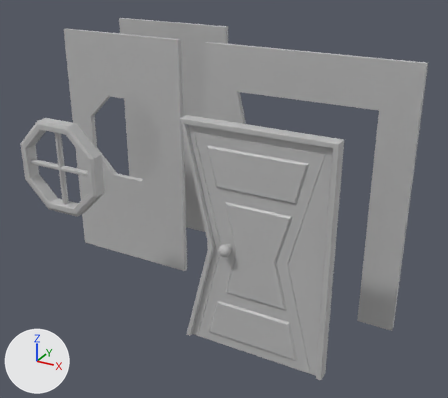
Renders of the FBX model Assets/04_Models/Chambre_Fille/Porte_Fenetre_Murs.fbx from each side of a commit.
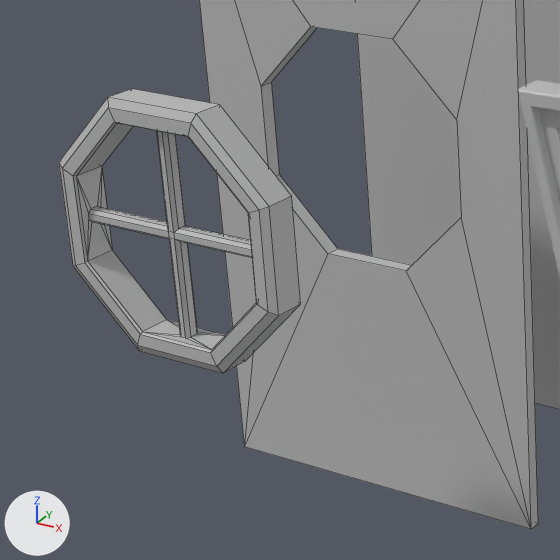
Old and new are each drawn whole from a 50 mm lens placed at (2.37, 0.03, 3.48), pointed at (-0.33, 4.95, 1.02) and again close up on the part from 0% to 43% of the width and 22% to 71% of the height. Arrows for +X, +Y and +Z are at lower left; the lights stay in place. The close-ups show mesh edges as thin lines. Where no turn or scale is listed for an object, it has been applied to the vertices.

The older version as bpy lines, for what is in view:
```python
me_mesh = bpy.data.meshes.new('Mesh')
me_mesh.from_pydata(...)  # 96 vertices, 110 faces; spans x -0.443..0.443, y -0.062..0.062, z 0.966..1.853
me_mesh.materials.append(mat_lambert1)  # grey #bcbcbc
me_mesh_002 = bpy.data.meshes.new('Mesh.002')
me_mesh_002.from_pydata(...)  # 238 vertices, 268 faces; spans x -0.66..0.66, y -0.06..0.06, z 0.0..2.08
me_mesh_002.materials.append(mat_lambert1)  # grey #bcbcbc
me_mesh_005 = bpy.data.meshes.new('Mesh.005')
me_mesh_005.from_pydata([(0.71, 0.02, 0.0), (0.71, 0.03, 2.5), (0.71, -0.03, 0.0), (0.71, -0.03, 2.5), (-0.71, 0.03, 2.5), (-0.71, -0.02, 2.5), (-0.71, 0.03, 0.0), (-0.71, -0.02, 0.0)], [], [(1, 3, 2, 0), (5, 3, 1, 4), (5, 4, 6, 7), (2, 7, 6, 0), (2, 3, 5, 7)])
me_mesh_005.materials.append(mat_lambert1)  # grey #bcbcbc
ob_encadrement_porte_chambre = bpy.data.objects.new('Encadrement_Porte_Chambre', me_mesh_002)
ob_encadrement_porte_chambre.location = (0.415, 4.119, 0.0)
ob_fenetre = bpy.data.objects.new('Fenetre', me_mesh)
ob_fenetre.location = (-1.585, 4.065, 0.0)
ob_mur_coin = bpy.data.objects.new('Mur_Coin', me_mesh_005)
ob_mur_coin.location = (-1.585, 6.0, 0.0)
# also in view: 'Mur_Fenetre_Chambre' at (-1.58, 5.07, 1.25)
```
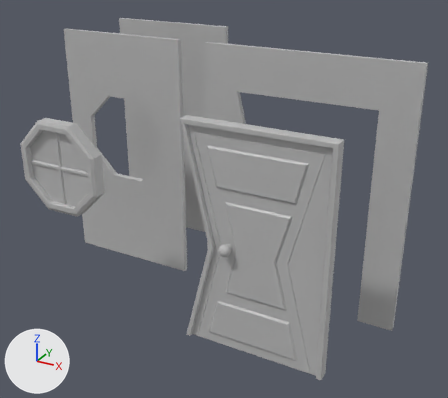
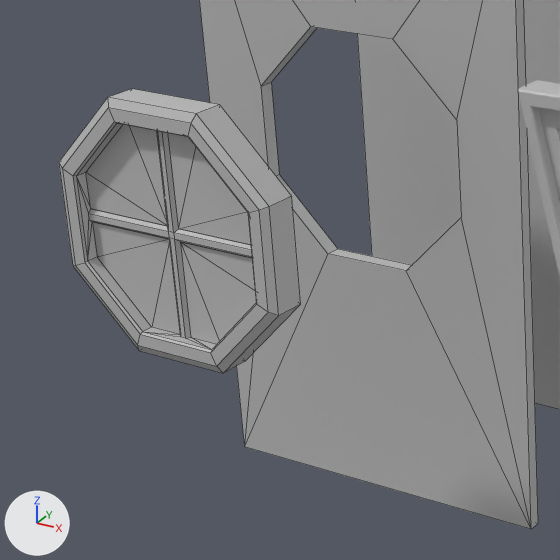
What changed in the scene script:
```text
Add me_mesh_1:
    me_mesh_1.from_pydata([(0.0, -0.015, 0.0), (0.341, -0.015, 0.0), (0.0, -0.015, 0.341), (0.128, -0.015, 0.341), (0.0, 0.015, 0.341), (0.128, 0.015, 0.341), (0.0, 0.015, 0.0), (0.341, 0.015, 0.0), (0.341, -0.015, 0.128), (0.341, 0.015, 0.128)], [], [(0, 8, 3), (2, 3, 5, 4), (4, 5, 6), (6, 7, 1, 0), (8, 9, 5, 3), (6, 0, 2, 4), (8, 0, 1), (9, 8, 1, 7), (6, 9, 7), (0, 3, 2), (6, 5, 9)])
    me_mesh_1.materials.append(mat_lambert1)  # grey #bcbcbc
Add me_mesh_001_1:
    me_mesh_001_1.from_pydata([(0.0, 0.0, 0.0), (-0.341, 0.0, 0.0), (0.0, 0.0, 0.341), (-0.128, 0.0, 0.341), (0.0, -0.029, 0.341), (-0.128, -0.029, 0.341), (0.0, -0.029, 0.0), (-0.341, -0.029, 0.0), (-0.341, 0.0, 0.128), (-0.341, -0.029, 0.128)], [], [(0, 8, 3), (2, 3, 5, 4), (4, 5, 6), (6, 7, 1, 0), (8, 9, 5, 3), (6, 0, 2, 4), (8, 0, 1), (9, 8, 1, 7), (6, 9, 7), (0, 3, 2), (6, 5, 9)])
    me_mesh_001_1.materials.append(mat_lambert1)  # grey #bcbcbc
Add me_mesh_003_1:
    me_mesh_003_1.from_pydata([(0.0, 0.0, 0.0), (-0.341, 0.0, 0.0), (0.0, 0.0, -0.341), (-0.128, 0.0, -0.341), (0.0, 0.029, -0.341), (-0.128, 0.029, -0.341), (0.0, 0.029, 0.0), (-0.341, 0.029, 0.0), (-0.341, 0.0, -0.128), (-0.341, 0.029, -0.128)], [], [(0, 8, 3), (2, 3, 5, 4), (4, 5, 6), (6, 7, 1, 0), (8, 9, 5, 3), (6, 0, 2, 4), (8, 0, 1), (9, 8, 1, 7), (6, 9, 7), (0, 3, 2), (6, 5, 9)])
    me_mesh_003_1.materials.append(mat_lambert1)  # grey #bcbcbc
Add me_mesh_002_1:
    me_mesh_002_1.from_pydata([(0.0, 0.0, 0.0), (0.0, 0.0, -0.341), (0.341, 0.0, 0.0), (0.341, 0.0, -0.128), (0.341, 0.029, 0.0), (0.341, 0.029, -0.128), (0.0, 0.029, 0.0), (0.0, 0.029, -0.341), (0.128, 0.0, -0.341), (0.128, 0.029, -0.341)], [], [(0, 8, 3), (2, 3, 5, 4), (4, 5, 6), (6, 7, 1, 0), (8, 9, 5, 3), (6, 0, 2, 4), (8, 0, 1), (9, 8, 1, 7), (6, 9, 7), (0, 3, 2), (6, 5, 9)])
    me_mesh_002_1.materials.append(mat_lambert1)  # grey #bcbcbc
Add ob_vitre_1:
    ob_vitre_1 = bpy.data.objects.new('Vitre_1', me_mesh_1)
    ob_vitre_1.location = (-1.562, 4.069, 1.432)
Add ob_vitre_2:
    ob_vitre_2 = bpy.data.objects.new('Vitre_2', me_mesh_001_1)
    ob_vitre_2.location = (-1.607, 4.084, 1.432)
Add ob_vitre_4:
    ob_vitre_4 = bpy.data.objects.new('Vitre_4', me_mesh_003_1)
    ob_vitre_4.location = (-1.607, 4.054, 1.387)
Add ob_vitre_3:
    ob_vitre_3 = bpy.data.objects.new('Vitre_3', me_mesh_002_1)
    ob_vitre_3.location = (-1.562, 4.054, 1.387)
```

Where the change shows, as pixel boxes (x1, y1, x2, y2) in the close-ups (560 x 560 px):
'Vitre_2', added
    after: (86, 125, 168, 226)
'Vitre_4', added
    after: (92, 222, 180, 334)
'Vitre_3', added
    after: (180, 242, 257, 344)
'Vitre_1', added
    after: (168, 133, 251, 245)
